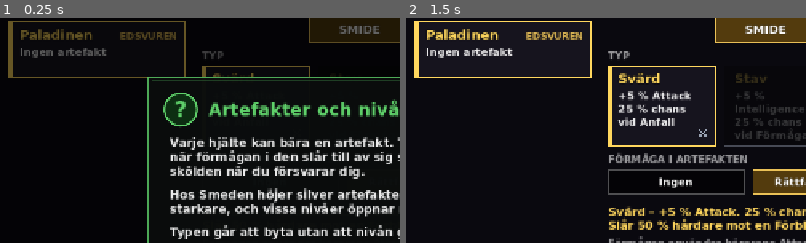
Above: before the commit, frames 1-2 (left to right).
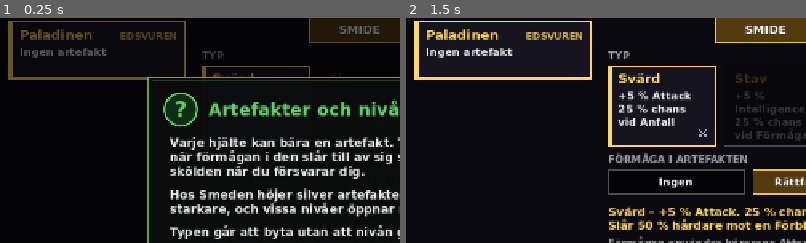
Above: after the commit, the same moments.

Repository: broklyn777/de-edsvurna
Game: Godot game, scene res://scenes/smith.tscn
Same seed, same stepped clock (60 frames per second), same inputs: the game is played once before the commit and once after it. This scene is started directly instead of the project's main scene.
Inputs (mouse positions are % of the whole screen's width and height, from its top left):
- Up to frame 1 (0.25 s): no input
- Up to frame 2 (1.5 s): tap Enter at 0.5 s; move the mouse to (72, 45) at 0.52 s; tap 1 at 0.6 s; click (72, 45) at 0.67 s; tap Space at 1.25 s; drag from (30, 55) to (45, 70) at 1.27 s
The pictures show only the part of the screen within x 1-51%, y 14-64%; the shares and areas given below are measured in that part.

The runs differ from the first frame. In frame 1, 0.3% of the frame differs, in the area x 2-37%, y 26-28%; in frame 2, 0.4%, in the area x 2-47%, y 26-28%.

Commit message:
Screen audit: lists fit with twelve heroes (smith, library, handbook), prep card names leave room for BLAD, hero sheet enemy-level line and practice trophy chips fit
Co-Authored-By: Claude Opus 5.5 <noreply@anthropic.com>

Diff:
--- a/scripts/battle/ui_style.gd
+++ b/scripts/battle/ui_style.gd
@@ -86,9 +86,9 @@
 
 
 ## Kort med titel och brödtext (valskärmar). Markerat kort får guldram och guldkant till vänster.
-## reserve: höjd längst ned som texten lämnar fri (t.ex. för en BLAD-knapp i kortet).
+## reserve: höjd längst ned som texten lämnar fri (t.ex. för en BLAD-knapp i kortet); right: bredd till höger om titeln.
 static func card(ci: CanvasItem, r: Rect2, title: String, body: String, selected: bool, accent: Color,
-		tag := "", flash := 0.0, reserve := 0.0) -> void:
+		tag := "", flash := 0.0, reserve := 0.0, right := 0.0) -> void:
 	ci.draw_rect(r, Color(0.09, 0.08, 0.12, 0.96) if selected else Color(0.06, 0.055, 0.08, 0.85))
 	if flash > 0.0:
 		ci.draw_rect(r, Color(TRAIT_GOLD, 0.3 * flash))
@@ -100,11 +100,12 @@
 	var a := 1.0 if selected else 0.7
 	# Titeln krymper (ned till 16) hellre än att krocka med etiketten till höger.
 	var title_size := 21
-	var room := r.size.x - 32.0
+	var room := r.size.x - 32.0 - right  # right: bredd till höger som titeln lämnar fri (t.ex. BLAD i samma rad)
 	if tag != "":
 		room -= bold().get_string_size(tag, HORIZONTAL_ALIGNMENT_LEFT, -1, 15).x + 10.0
 	while title_size > 16 and bold().get_string_size(title, HORIZONTAL_ALIGNMENT_LEFT, -1, title_size).x > room:
 		title_size -= 1
+	title = fit(title, title_size, room)
 	text(ci, r.position + Vector2(16, 28), title, title_size, Color(TRAIT_GOLD, a), HORIZONTAL_ALIGNMENT_LEFT, r.size.x - 24, 4)
 	if tag != "":
 		text(ci, r.position + Vector2(0, 28), tag, 15, Color(accent, 0.9), HORIZONTAL_ALIGNMENT_RIGHT, r.size.x - 12, 3)
--- a/scripts/screens/handbook_screen.gd
+++ b/scripts/screens/handbook_screen.gd
@@ -16,7 +16,9 @@
 
 
 func _row_rect(i: int) -> Rect2:
-	return Rect2(MARGIN, 84 + i * (ROW_H + 4), 300, ROW_H)
+	# 0.30.17: raderna krymper så att alla ämnen ryms på skärmen.
+	var step := minf(ROW_H + 4, (size.y - 84.0 - 10.0) / maxf(Help.order(run.data).size(), 1))
+	return Rect2(MARGIN, 84 + i * step, 300, step - 4)
 
 
 func _tap(p: Vector2) -> void:
@@ -43,7 +45,7 @@
 		var seen: bool = run.profile.help_seen.has(id)
 		draw_rect(r, Color(0.08, 0.2, 0.1, 0.95) if on else Color(0, 0, 0, 0.5))
 		draw_rect(r, Color(HelpBox.GREEN, 0.9 if on else 0.3), false, 2.0 if on else 1.0)
-		UiStyle.text(self, r.position + Vector2(14, 27), String(Help.entry(run.data, id).get("title", id)), 17,
+		UiStyle.text(self, r.position + Vector2(14, r.size.y / 2 + 7), String(Help.entry(run.data, id).get("title", id)), 17,
 				Color.WHITE if seen or on else Color(1, 1, 1, 0.5))
 	if selected != "":
 		var x := _row_rect(0).end.x + 24
--- a/scripts/screens/hero_screen.gd
+++ b/scripts/screens/hero_screen.gd
@@ -178,8 +178,8 @@
 	var w := _personality_rect().position.x - at.x - 16
 	UiStyle.text(self, at, "FIENDERNA I %s, DJUP %d" % [String(data.realms[prof.realm].short).to_upper(), prof.depth], 16,
 			Color(1, 1, 1, 0.6), HORIZONTAL_ALIGNMENT_LEFT, w, 2)
-	UiStyle.text(self, at + Vector2(0, 28), "Fiendernas nivå: %d till %d (svårare längre in och vid bossen)" % [lv[0], lv[2]], 21, Color.WHITE,
-			HORIZONTAL_ALIGNMENT_LEFT, w, 2)
+	UiStyle.text(self, at + Vector2(0, 28), UiStyle.fit("Fiendernas nivå: %d–%d" % [lv[0], lv[2]], 21, w), 21,
+			Color.WHITE, HORIZONTAL_ALIGNMENT_LEFT, w, 2)
 	var verdict := "Rustad för hela djupet"
 	var color := Color("#8fd18f")
 	if level < lv[0]:
--- a/scripts/screens/library_screen.gd
+++ b/scripts/screens/library_screen.gd
@@ -120,13 +120,14 @@
 			box.size.x - 32, 2)
 
 	# Hjältarna (0.19): tryck för hjältebladet; här kan personligheten bytas mot silver.
-	var y := size.y - 120.0
+	var y := size.y - (120.0 if _heroes().size() <= 5 else 126.0)
 	UiStyle.text(self, Vector2(MARGIN, y), "HJÄLTARNA – TRYCK FÖR HJÄLTEBLADET (HÄR BYTS PERSONLIGHET)", 16, Color(1, 1, 1, 0.6))
 	var heroes: Array = _heroes()
 	for i in heroes.size():
 		var h: Dictionary = run.profile.hero(data, heroes[i])
 		var p: Dictionary = data.personalities.get(h.personality, {})
-		chip(_hero_rect(i), "%s · nivå %d · %s" % [data.heroes[heroes[i]].name, int(h.level), p.get("name", "")], false, 15)
+		var label := "%s · nivå %d · %s" % [data.heroes[heroes[i]].name, int(h.level), p.get("name", "")]
+		chip(_hero_rect(i), UiStyle.fit(label, 15, _hero_rect(i).size.x - 10), false, 15)
 
 
 ## 0.24.3: bara Paladinen och de som har anslutit.
@@ -135,5 +136,11 @@
 
 
 func _hero_rect(i: int) -> Rect2:
-	var w := (size.x - MARGIN * 2 - GAP * 4) / 5.0
-	return Rect2(MARGIN + i * (w + GAP), size.y - 96, w, 50)
+	var n := _heroes().size()
+	if n <= 5:
+		var w := (size.x - MARGIN * 2 - GAP * 4) / 5.0
+		return Rect2(MARGIN + i * (w + GAP), size.y - 96, w, 50)
+	# 0.30.17: fler än fem hjältar: två rader med upp till sex i varje.
+	var per := ceili(n / 2.0)
+	var w2 := (size.x - MARGIN * 2 - GAP * (per - 1)) / per
+	return Rect2(MARGIN + (i % per) * (w2 + GAP), size.y - 104 + (i / per) * 48, w2, 42)
--- a/scripts/screens/practice_screen.gd
+++ b/scripts/screens/practice_screen.gd
@@ -168,7 +168,7 @@
 		for hero_id in profile.worn:
 			if profile.worn[hero_id] == t:
 				who = " · " + data.heroes[hero_id].name
-		chip(_chip_rect(i), data.traits[t].name + who, selected == t, 13)
+		chip(_chip_rect(i), UiStyle.fit(data.traits[t].name + who, 15, _chip_rect(i).size.x - 12), selected == t, 13)
 
 	_draw_log(data)
 	UiStyle.big_button(self, _fight_rect(), "STRID!", _t)
--- a/scripts/screens/smith_screen.gd
+++ b/scripts/screens/smith_screen.gd
@@ -302,7 +302,13 @@
 # --- Layout -----------------------------------------------------------------
 
 func _hero_rect(i: int) -> Rect2:
-	return Rect2(MARGIN, 104 + i * 98, 280, 88)
+	# 0.30.17: med många hjältar blir korten lägre så att listan ryms ovanför förrådet.
+	var step := _hero_step()
+	return Rect2(MARGIN, 104 + i * step, 280, step - 8)
+
+
+func _hero_step() -> float:
+	return clampf((size.y - 104.0 - 110.0) / maxf(_heroes().size(), 1), 42.0, 98.0)
 
 
 func _x0() -> float:
@@ -369,6 +375,12 @@
 	for i in heroes.size():
 		var h: Dictionary = data.heroes[heroes[i]]
 		var art: Dictionary = profile.artifact(heroes[i])
+		if _hero_step() < 70.0:
+			# Kompakt: bara namnet och artefaktens typ (allt om den valda står till höger).
+			var kind: String = data.artifacts.get(art.get("type", ""), {}).get("name", "") if not art.is_empty() else "–"
+			UiStyle.card(self, _hero_rect(i), h.name, "", hero == heroes[i], Color(h.color), kind.to_upper(),
+					_flash if hero == heroes[i] else 0.0)
+			continue
 		UiStyle.card(self, _hero_rect(i), h.name, ArtifactText.name_of(data, art), hero == heroes[i],
 				Color(h.color), h.title.to_upper(), _flash if hero == heroes[i] else 0.0)
 	_draw_store(data, profile, Vector2(MARGIN, size.y - 70))
--- a/scripts/screens/start_screen.gd
+++ b/scripts/screens/start_screen.gd
@@ -216,7 +216,8 @@
 			body = t.name
 		var lv := int(run.profile.hero(data, id).level)
 		UiStyle.card(self, _companion_rect(i), "%s · nivå %d" % [h.name, lv], body, companions.has(id), Color(h.color),
-				h.title.to_upper() if roster.size() <= 10 else "", 0.0, 30.0)  # tre rader: BLAD tar rollens plats
+				h.title.to_upper() if roster.size() <= 10 else "", 0.0, 30.0,
+				_sheet_rect(i).size.x + 8 if roster.size() > 10 else 0.0)  # tre rader: BLAD tar rollens plats
 		_sheet_button(_sheet_rect(i))
 		if companions.has(id):
 			_check(_companion_rect(i).position + Vector2(-13, -13))
